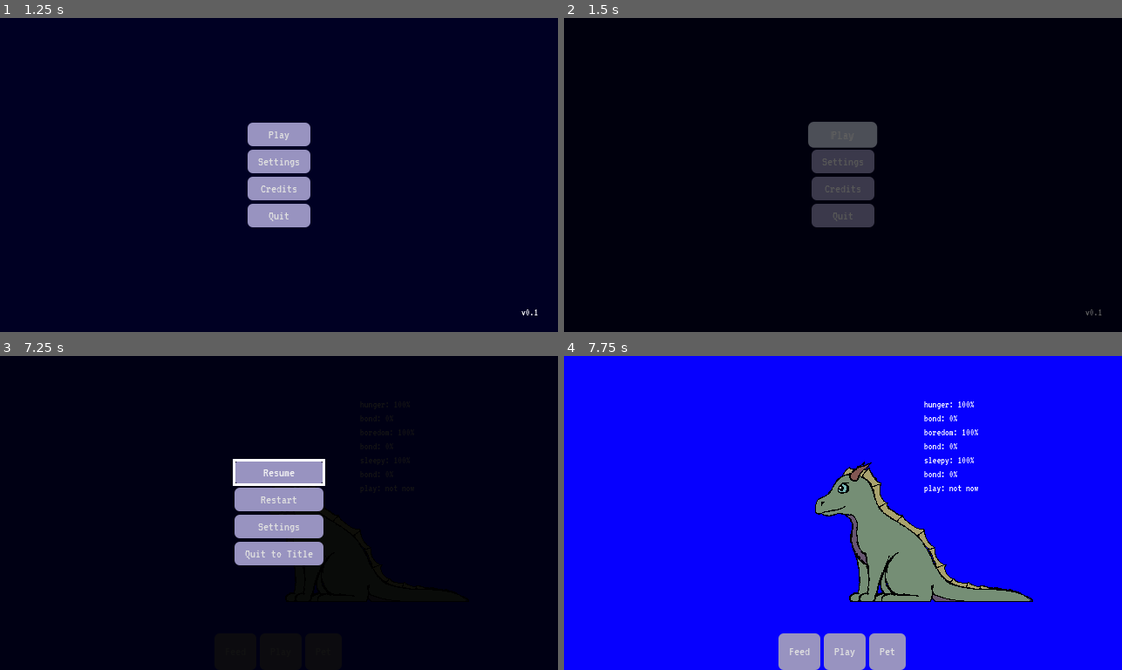
Above: before the commit, frames 1-4 (two rows, left to right).
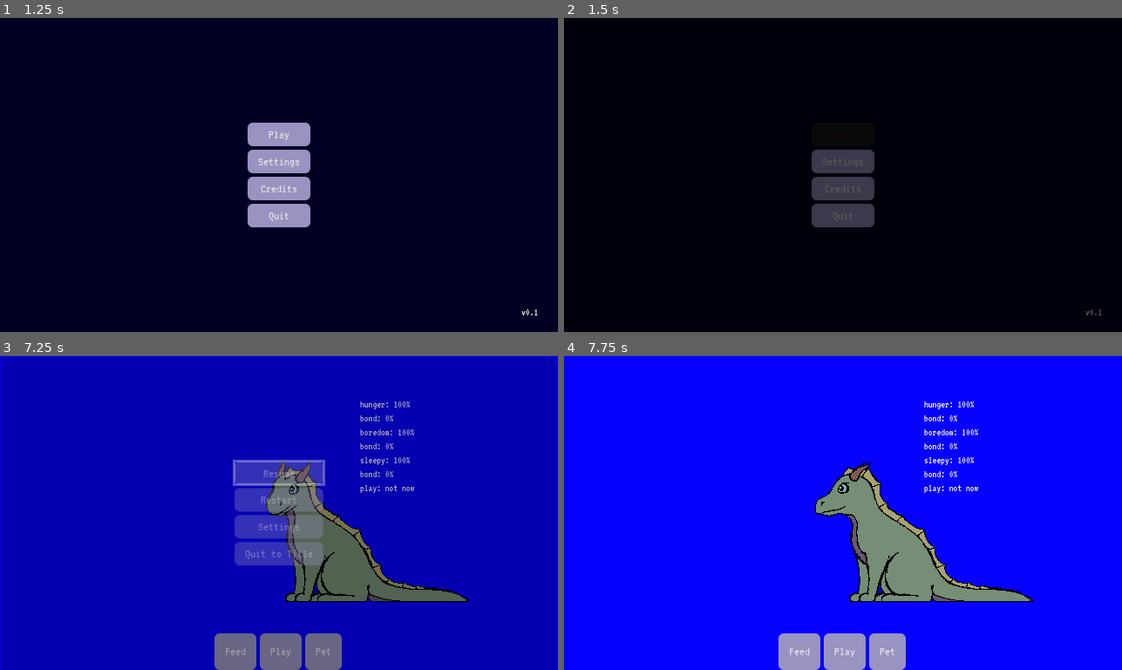
Above: after the commit, the same moments.

Repository: JeremyMarkWilcox/Pet-Game
Game: Godot game, scene res://core/ui/boot.tscn
Two runs of this game, one before a commit and one after it. Both use one fixed random seed, a clock stepped at 60 frames per second and the inputs below. Sound files missing from this copy of the repository are replaced by a short silence.
Inputs (mouse positions are in pixels of both pictures, inside the frame that each line leads up to):
- Up to frame 1 (1.25 s): click "Play" at 0.5 s
- Up to frame 2 (1.5 s): click "Play" at 1.25 s
- Up to frame 3 (7.25 s): tap Enter at 2 s; move the mouse to (345, 547) at 2.02 s; hold Right (ui_right) 2.03-2.75 s; click (345, 547) at 2.17 s; click "Play" at 2.75 s; move the mouse to (167, 528) at 3.52 s; hold Down (ui_down) 3.53-4.28 s; click (167, 528) at 3.67 s; tap Space at 4.25 s; move the mouse to (334, 443) at 4.27 s; hold Right (ui_right) 4.28-5.03 s; click (334, 443) at 4.42 s; move the mouse to (251, 575) at 5.02 s; hold Up (ui_up) 5.03-5.75 s; click (251, 575) at 5.17 s; click "Play" at 5.75 s; move the mouse to (446, 560) at 6.52 s; hold Left (ui_left) from 6.53 s (still down); click (446, 560) at 6.67 s; tap P (pause) at 7.15 s
- Up to frame 4 (7.75 s): release Left (ui_left) at 7.25 s; click "Resume" at 7.25 s

Frame 1 is identical in both runs. In frame 2, 1.0% of the frame differs, in the area x 43-57%, y 33-42%; in frame 3, 99%, in the area x 0-100%, y 0-100%; in frame 4, nothing differs.

Commit message:
Added the rest of the changes to base

Diff:
--- a/core/ui/base_menu.gd
+++ b/core/ui/base_menu.gd
@@ -19,8 +19,12 @@
 
 
 func open() -> void:
-	show()
+	UIAnim.pop_in(self)
 	restore_focus()
+
+
+func close() -> void:
+	UIAnim.pop_out(self)
 
 func restore_focus() -> void:
 	# Return to the last focused control (e.g. back from Settings lands on the
@@ -31,15 +35,12 @@
 		first_focus.grab_focus()
 
 
-func close() -> void:
-	hide()
-
-
 func _link_focus_chain() -> void:
-	# Ignore empty slots (e.g. a node was deleted but its chain entry wasn't).
+	# Ignore empty slots (e.g. a node was deleted but its chain entry wasn't)
+	# and controls hidden before super() runs (e.g. a button not used here).
 	var chain: Array[Control] = []
 	for control in focus_chain:
-		if control:
+		if control and control.visible:
 			chain.append(control)
 	var count := chain.size()
 	var cols := maxi(focus_columns, 1)
--- a/core/ui/boot.gd
+++ b/core/ui/boot.gd
@@ -1,33 +1,84 @@
 extends Control
 ## First screen. On web, waits for a click or key so the browser allows audio.
+## Then shows the optional jam cards (made for / wildcards) while the title loads.
 
 @export_file("*.tscn") var next_scene: String
 @export var prompt_label: Label
 ## Show the prompt on desktop too, for testing in the editor.
 @export var always_show := false
 
+@export_group("Jam Cards")
+## Hidden once the cards start (e.g. the "Click to Start" row). Optional.
+@export var prompt_row: CanvasItem
+## Leave both cards empty to go straight to the title.
+@export var made_for: Control
+@export var wildcards: Control
+@export var card_fade := 0.4
+@export var card_hold := 2.2
+
 var _started := false
+var _loaded_scene: PackedScene  # keeps the preloaded title alive until we switch
+var _card_tween: Tween
 
 
 func _ready() -> void:
+	for card: Control in _cards():
+		card.modulate.a = 0.0
+	ResourceLoader.load_threaded_request(next_scene)  # load the title while the prompt shows
 	if not OS.has_feature("web") and not always_show:
-		_start.call_deferred()  # desktop: skip straight to the title
+		_start.call_deferred()  # desktop: skip the prompt
 		return
 	_pulse_prompt()
 
 
 func _input(event: InputEvent) -> void:
-	if _started or not event.is_pressed():
+	if not event.is_pressed() or event.is_echo():
 		return
-	if event is InputEventMouseButton or event is InputEventKey \
-			or event is InputEventJoypadButton or event is InputEventScreenTouch:
-		get_viewport().set_input_as_handled()
+	if not (event is InputEventMouseButton or event is InputEventKey \
+			or event is InputEventJoypadButton or event is InputEventScreenTouch):
+		return
+	get_viewport().set_input_as_handled()
+	if not _started:
 		_start()
+	elif _card_tween and _card_tween.is_running():
+		_card_tween.custom_step(1000.0)  # any press skips the cards
 
 
 func _start() -> void:
 	_started = true
+	if prompt_row:
+		prompt_row.hide()
+	await _play_jam_cards()
+	# Usually done already; if not, show that we're working on it.
+	if ResourceLoader.load_threaded_get_status(next_scene) == ResourceLoader.THREAD_LOAD_IN_PROGRESS:
+		if prompt_row:
+			prompt_row.show()
+		prompt_label.text = "Loading..."
+		while ResourceLoader.load_threaded_get_status(next_scene) == ResourceLoader.THREAD_LOAD_IN_PROGRESS:
+			await get_tree().process_frame
+	_loaded_scene = ResourceLoader.load_threaded_get(next_scene)
 	SceneManager.change_scene(next_scene)
+
+
+## Each card that's set: fade in, hold, fade out. No cards = returns at once.
+func _play_jam_cards() -> void:
+	var cards := _cards()
+	if cards.is_empty():
+		return
+	_card_tween = create_tween()
+	for card: Control in cards:
+		_card_tween.tween_property(card, "modulate:a", 1.0, card_fade)
+		_card_tween.tween_interval(card_hold)
+		_card_tween.tween_property(card, "modulate:a", 0.0, card_fade)
+	await _card_tween.finished
+
+
+func _cards() -> Array[Control]:
+	var cards: Array[Control] = []
+	for card: Control in [made_for, wildcards]:
+		if card:
+			cards.append(card)
+	return cards
 
 
 func _pulse_prompt() -> void:
--- /dev/null
+++ b/core/ui/hint_card.gd
@@ -0,0 +1,33 @@
+class_name HintCard
+extends BaseMenu
+## A short tutorial card. MenuManager pauses the game while it's open; Got it or Esc closes it.
+## Call show_once() from game code at the moment a hint is needed.
+
+@export var title_label: Label
+@export var body_label: RichTextLabel
+@export var got_it_button: Button
+
+# Static, so it survives SceneManager reloading the game scene on restart.
+static var _seen: Dictionary[StringName, bool] = {}
+
+
+func _ready() -> void:
+	super()
+	got_it_button.pressed.connect(MenuManager.close_menu)
+
+
+## Shows the hint the first time this id comes up in a session. Skipped if
+## another menu is already open. Returns true if it was shown.
+func show_once(id: StringName, title: String, body: String) -> bool:
+	if _seen.has(id) or MenuManager.is_menu_open():
+		return false
+	_seen[id] = true
+	show_hint(title, body)
+	return true
+
+
+## Shows the hint every time (no once-only check).
+func show_hint(title: String, body: String) -> void:
+	title_label.text = title
+	body_label.text = body
+	MenuManager.open_menu(self)
--- /dev/null
+++ b/core/ui/hint_card.tscn
@@ -0,0 +1,81 @@
+[gd_scene format=3]
+
+[ext_resource type="Script" path="res://core/ui/hint_card.gd" id="1_sgxwx"]
+
+[node name="HintCard" type="Control" unique_id=342804509 node_paths=PackedStringArray("title_label", "body_label", "got_it_button", "first_focus")]
+layout_mode = 3
+anchors_preset = 15
+anchor_right = 1.0
+anchor_bottom = 1.0
+grow_horizontal = 2
+grow_vertical = 2
+script = ExtResource("1_sgxwx")
+title_label = NodePath("BackgroundPanel/MarginContainer/VBoxContainer/TitleLabel")
+body_label = NodePath("BackgroundPanel/MarginContainer/VBoxContainer/BodyLabel")
+got_it_button = NodePath("BackgroundPanel/MarginContainer/VBoxContainer/GotItButton")
+first_focus = NodePath("BackgroundPanel/MarginContainer/VBoxContainer/GotItButton")
+pauses_game = true
+
+[node name="Dim" type="ColorRect" parent="." unique_id=404154024]
+layout_mode = 1
+anchors_preset = 15
+anchor_right = 1.0
+anchor_bottom = 1.0
+grow_horizontal = 2
+grow_vertical = 2
+color = Color(0, 0, 0, 0.55)
+
+[node name="BackgroundPanel" type="PanelContainer" parent="." unique_id=1185063291]
+custom_minimum_size = Vector2(480, 0)
+layout_mode = 1
+anchors_preset = 5
+anchor_left = 0.5
+anchor_right = 0.5
+offset_left = -200.0
+offset_top = 120.0
+offset_right = 200.0
+offset_bottom = 520.0
+grow_horizontal = 2
+mouse_filter = 2
+
+[node name="MarginContainer" type="MarginContainer" parent="BackgroundPanel" unique_id=1922649641]
+layout_mode = 2
+theme_override_constants/margin_left = 24
+theme_override_constants/margin_top = 24
+theme_override_constants/margin_right = 24
+theme_override_constants/margin_bottom = 24
+
+[node name="VBoxContainer" type="VBoxContainer" parent="BackgroundPanel/MarginContainer" unique_id=1070295227]
+layout_mode = 2
+mouse_filter = 2
+
+[node name="TitleLabel" type="Label" parent="BackgroundPanel/MarginContainer/VBoxContainer" unique_id=2108423556]
+layout_mode = 2
+theme_type_variation = &"HeaderLabel"
+text = "Title"
+horizontal_alignment = 1
+
+[node name="BodyLabel" type="RichTextLabel" parent="BackgroundPanel/MarginContainer/VBoxContainer" unique_id=422293954]
+custom_minimum_size = Vector2(300, 0)
+layout_mode = 2
+size_flags_horizontal = 4
+bbcode_enabled = true
+text = "Info
+
+
+"
+fit_content = true
+
+[node name="SpacerLarger" type="Control" parent="BackgroundPanel/MarginContainer/VBoxContainer" unique_id=1715214851]
+custom_minimum_size = Vector2(0, 24)
+layout_mode = 2
+
+[node name="GotItButton" type="Button" parent="BackgroundPanel/MarginContainer/VBoxContainer" unique_id=1248025923]
+layout_mode = 2
+size_flags_horizontal = 4
+size_flags_vertical = 10
+text = "Got it..."
+
+[node name="SpacerSmaller" type="Control" parent="BackgroundPanel/MarginContainer/VBoxContainer" unique_id=1059448756]
+custom_minimum_size = Vector2(0, 6)
+layout_mode = 2
--- a/core/ui/title.gd
+++ b/core/ui/title.gd
@@ -9,6 +9,11 @@
 @export var settings_menu: BaseMenu
 @export var credits_menu: BaseMenu
 @export var version_label: Label
+## Optional: these fade in when the title opens (e.g. the logo and the button column).
+@export var menu_items: Array[CanvasItem] = []
+@export var fade_in_time := 0.8
+
+var _loaded_game: PackedScene  # keeps the preloaded game scene alive until Play
 
 
 func _ready() -> void:
@@ -22,12 +27,25 @@
 	play_button.grab_focus()
 	var version: String = ProjectSettings.get_setting("application/config/version", "")
 	version_label.text = "v" + version if version else ""
+	ResourceLoader.load_threaded_request(game_scene)  # load the game while the player is on the title
+	_fade_in_menu()
 
 
 func _on_play_pressed() -> void:
+	play_button.disabled = true  # no double starts while the scene loads
+	_loaded_game = ResourceLoader.load_threaded_get(game_scene)  # waits only if it isn't done yet
 	SceneManager.change_scene(game_scene)
 
 
 func _on_menu_closed(_menu: BaseMenu) -> void:
 	if not MenuManager.is_menu_open():
 		play_button.grab_focus()
+
+
+func _fade_in_menu() -> void:
+	if menu_items.is_empty():
+		return
+	var tween := create_tween().set_parallel(true)
+	for item: CanvasItem in menu_items:
+		item.modulate.a = 0.0
+		tween.tween_property(item, "modulate:a", 1.0, fade_in_time)
Not shown, added: core/ui/hint_card.gd.uid
